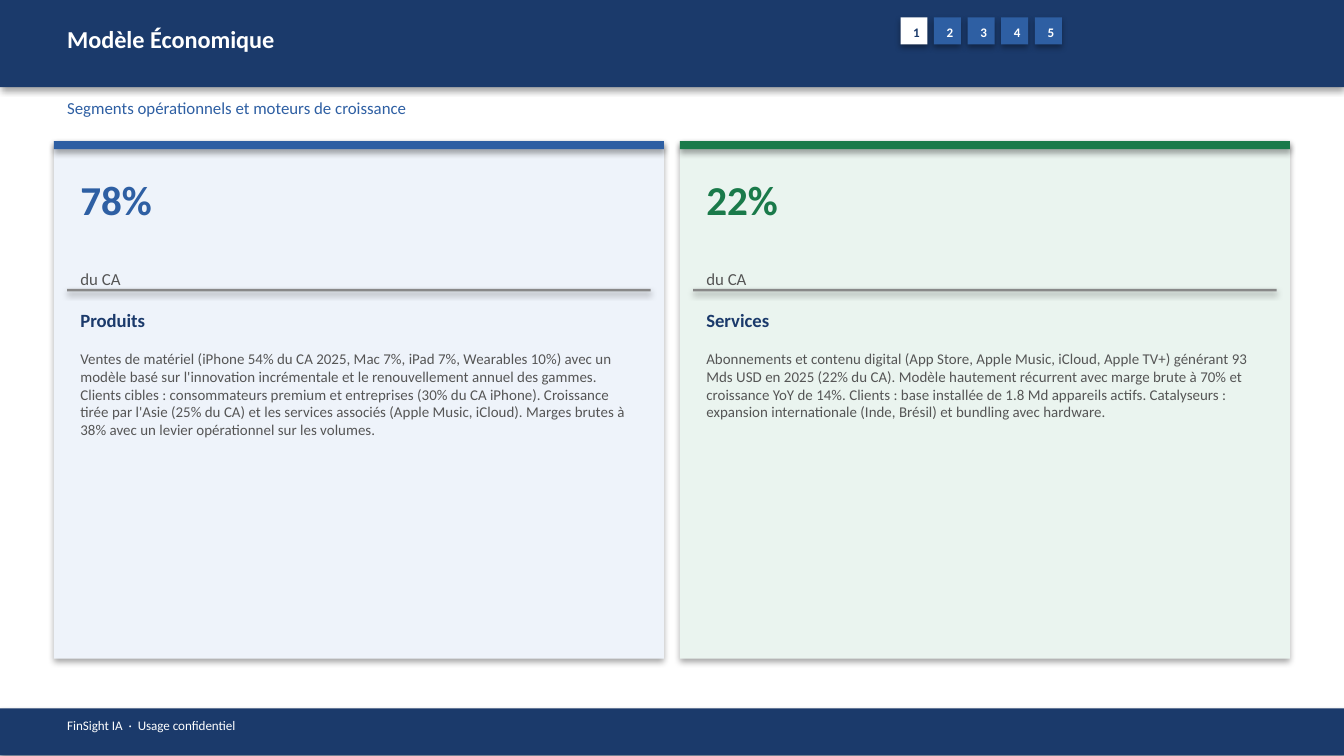
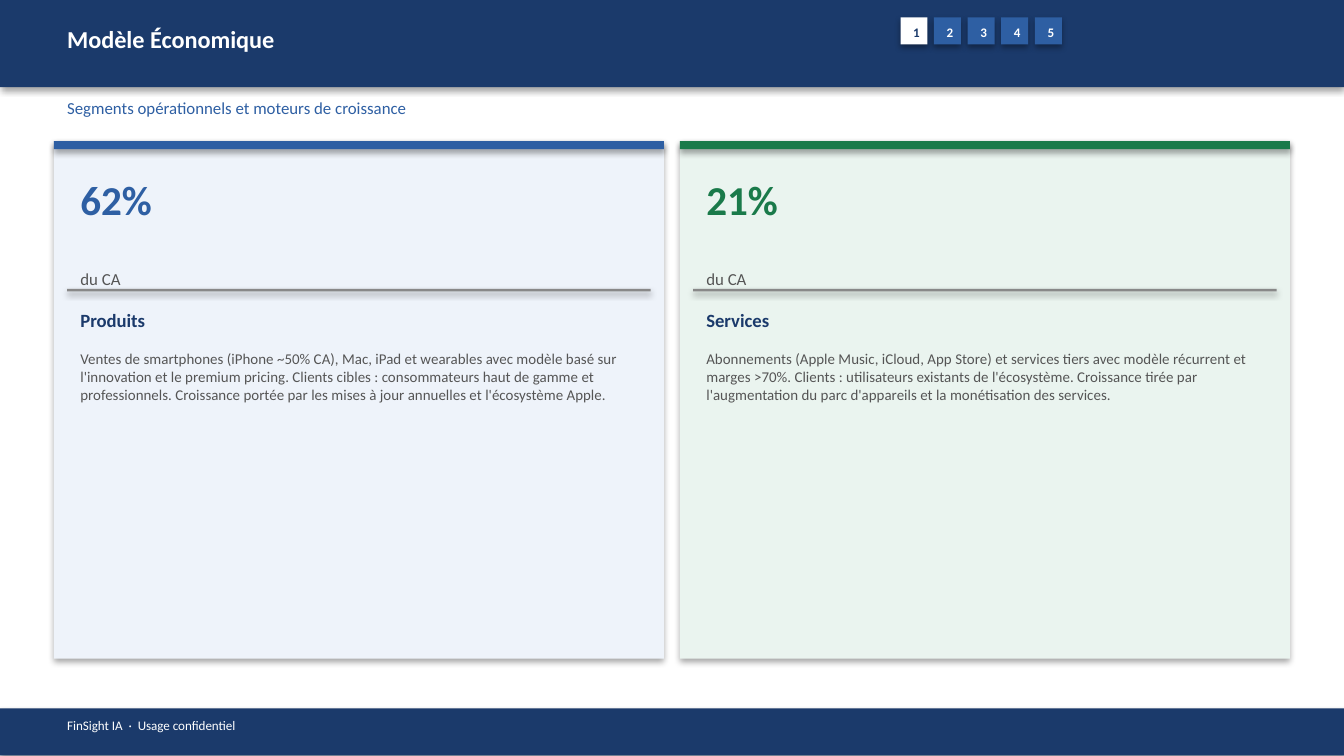
Before and after one commit to baptistejeh07-art/finsight-ia, a slide deck: slide 6 of preview/AAPL/AAPL_pitchbook.pptx. Drawn at 1344x756 pixels with LibreOffice and Linux fonts; fonts in the diff are those of the drawing. Boxes give left, top, right and bottom in pixels: in the first picture for what was removed or moved away, otherwise in the second. Text is boxed around its words. In the diff, an @@ line names an element or a change of style, - is before the commit and + after.

```diff
--- a/preview/AAPL/AAPL_pitchbook.pptx
+++ b/preview/AAPL/AAPL_pitchbook.pptx
@@ text at [80,186,151,216]: text changed @@
-78%
+62%
@@ text at [706,186,777,216]: text changed @@
-22%
+21%
@@ text at [80,353,617,403]: text changed @@
-Ventes de matériel (iPhone 54% du CA 2025, Mac 7%, iPad 7%, Wearables 10%) avec un modèle basé sur l'innovation incrémentale et le renouvellement annuel des gammes. Clients cibles : consommateurs premium et entreprises (30% du CA iPhone). Croissance tirée par l'Asie (25% du CA) et les services associés (Apple Music, iCloud). Marges brutes à 38% avec un levier opérationnel sur les volumes.
+Ventes de smartphones (iPhone ~50% CA), Mac, iPad et wearables avec modèle basé sur l'innovation et le premium pricing. Clients cibles : consommateurs haut de gamme et professionnels. Croissance portée par les mises à jour annuelles et l'écosystème Apple.
@@ text at [706,353,1246,403]: text changed @@
-Abonnements et contenu digital (App Store, Apple Music, iCloud, Apple TV+) générant 93 Mds USD en 2025 (22% du CA). Modèle hautement récurrent avec marge brute à 70% et croissance YoY de 14%. Clients : base installée de 1.8 Md appareils actifs. Catalyseurs : expansion internationale (Inde, Brésil) et bundling avec hardware.
+Abonnements (Apple Music, iCloud, App Store) et services tiers avec modèle récurrent et marges >70%. Clients : utilisateurs existants de l'écosystème. Croissance tirée par l'augmentation du parc d'appareils et la monétisation des services.
```
Also in this commit, not shown: 14 other slides changed, 4 other files.
